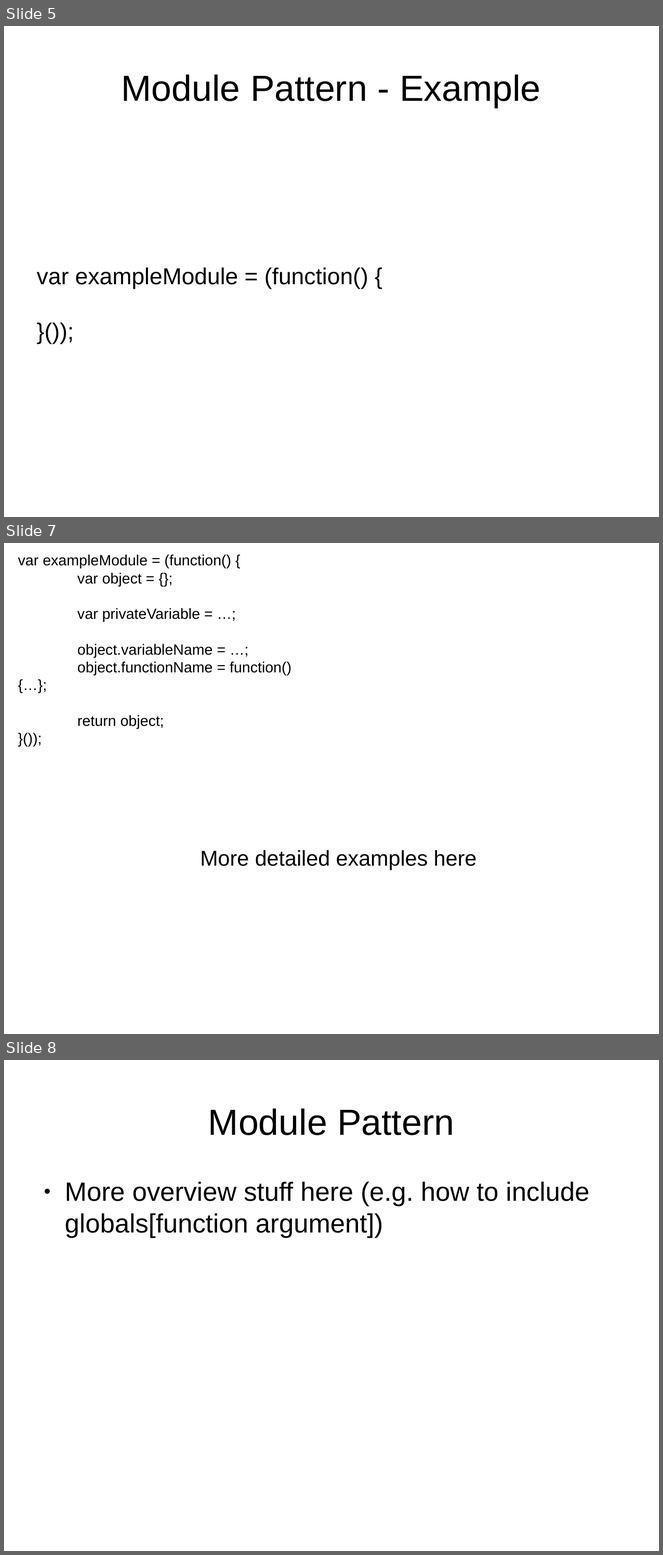
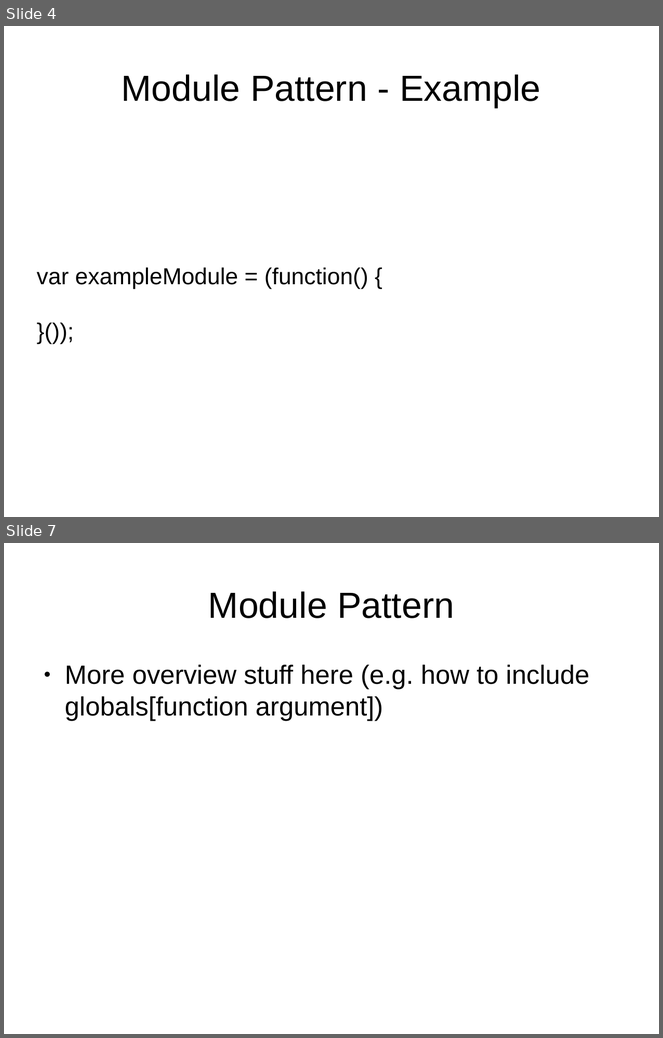
Before and after one commit to sattler/javascript-seminar-2015, a slide deck: presentation/Presentation.odp. Shown one above the other, each under a label of ours: slides 5, 7 and 8 before the commit, slides 4 and 7 after it; the slides between them are not shown. The pictures are 663x1555 and 663x1038 pixels, drawn with LibreOffice and Linux fonts; fonts in the diff are those of the drawing. Boxes give left, top, right and bottom in pixels: in the first picture for what was removed or moved away, otherwise in the second. Text is boxed around its words. In the diff, an @@ line names an element or a change of style, - is before the commit and + after.

```diff
--- a/presentation/Presentation.odp
+++ b/presentation/Presentation.odp
@@ slide 7 removed at (x1=4, y1=543, x2=659, y2=1034), background #FFFFFF @@
@@ text removed at (x1=18, y1=554, x2=292, y2=729) @@
-var exampleModule = (function() {
-var object = {};
-var privateVariable = …;
-object.variableName = …;
-object.functionName = function() {…};
-return object;
-}());
@@ text removed at (x1=200, y1=850, x2=477, y2=870) @@
-More detailed examples here
@@ what was slide 5 is now slide 4 @@
@@ what was slide 8 is now slide 7 @@
```
Also in this commit, not shown: 3 slides changed, 5 slides added, 1 other slide removed, 1 other file.
